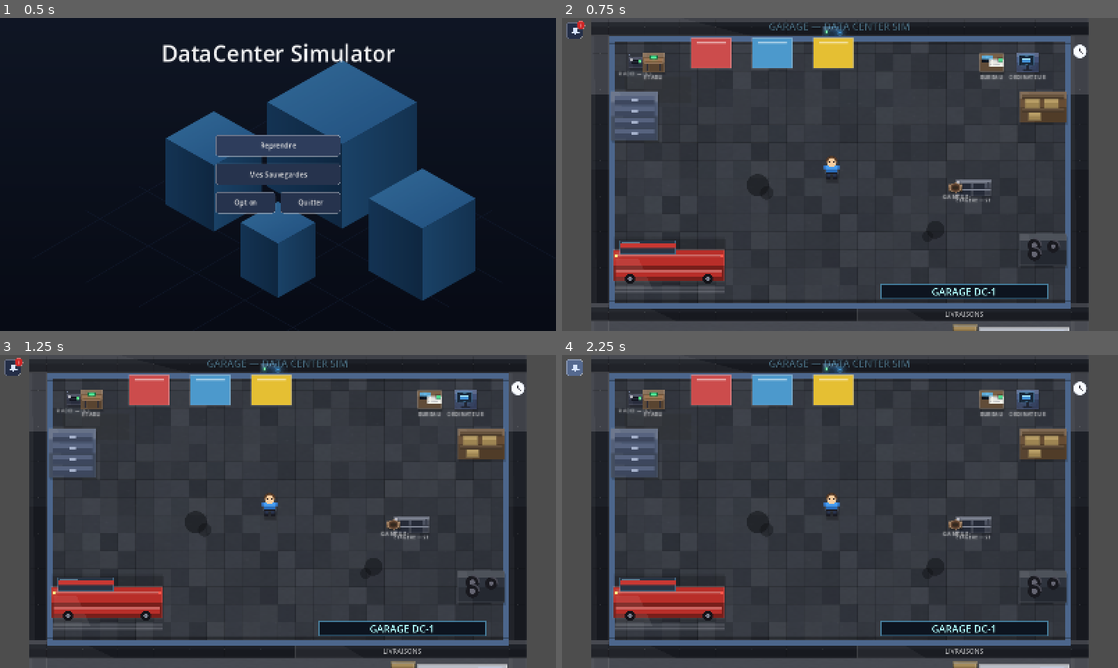
Above: before the commit, frames 1-4 (two rows, left to right).
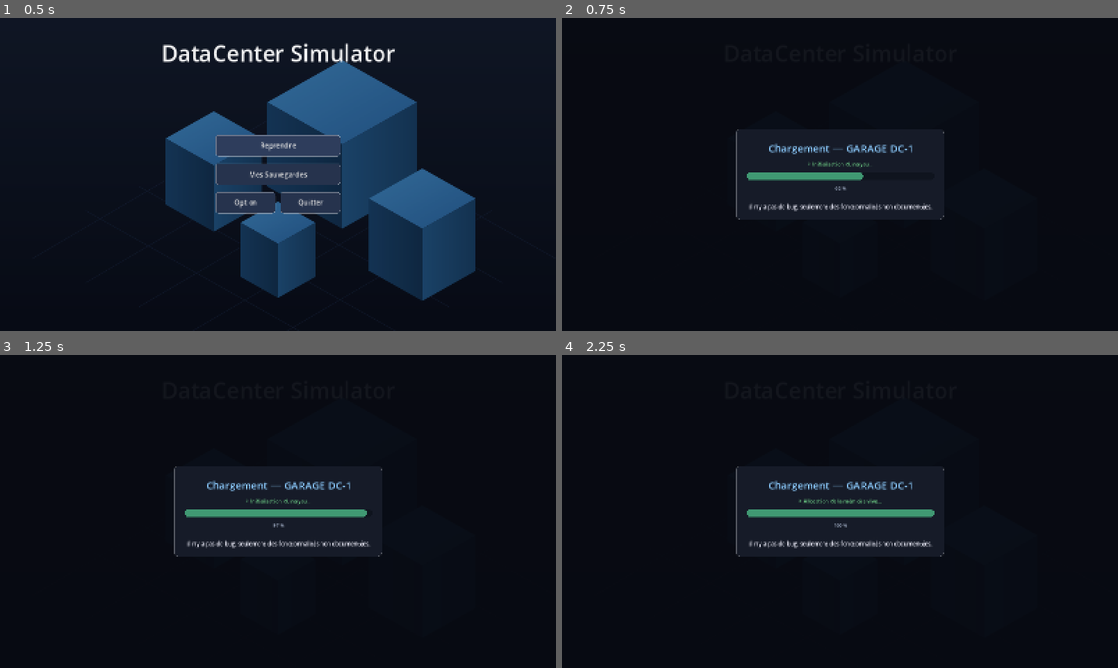
Above: after the commit, the same moments.

Repository: BlackAngelTVdev/DataCenter-Simulator
Game: Godot game, scene res://scenes/ui/menu.tscn
The game is run twice, just before and just after one commit, with the same random seed, the same clock (stepped at 60 frames per second) and the same inputs.
Inputs (mouse positions are in pixels of both pictures, inside the frame that each line leads up to):
- Up to frame 1 (0.5 s): no input
- Up to frame 2 (0.75 s): click "Reprendre" at 0.5 s
- Up to frame 3 (1.25 s): no input
- Up to frame 4 (2.25 s): click (573, 367) at 1.25 s, where only the run before the commit has a clickable "1"; click (573, 367) at 2.02 s

Frame 1 is identical in both runs. In frame 2, 90% of the frame differs, in the area x 0-100%, y 0-100%; in frame 3, 90%; in frame 4, 90%.

Commit message:
feat(loading): brancher l'écran de chargement sur toutes les transitions
menu.gd : _go_to_game passe par LoadingScreen.go_to(self, dest, titre) au
lieu de change_scene_to_file direct. garage_scene.gd : _teleport (trajet en
voiture, titre du lieu), _route_or_load (redirection vers le bon local au
chargement) et _on_quit_requested (retour au menu) utilisent aussi l'écran
de chargement avec un titre contextuel.

Diff:
--- a/scripts/game/garage_scene.gd
+++ b/scripts/game/garage_scene.gd
@@ -270,7 +270,7 @@
 		var meta := SaveManager.slot_meta(SaveManager.pending_slot)
 		var saved_loc := int(meta.get("location", 0))
 		if saved_loc != location_id:
-			get_tree().change_scene_to_file(LOCAL2_SCENE if saved_loc == 1 else GARAGE_SCENE)
+			LoadingScreen.go_to(self, LOCAL2_SCENE if saved_loc == 1 else GARAGE_SCENE, "Chargement — " + _loc_name())
 			return
 	GameSave.load_into(self)
 	_place_player_at_saved_pos()
@@ -1295,7 +1295,8 @@
 	var scene: String = Locations.place(target).get("scene", "")
 	if scene.is_empty():
 		scene = LOCAL2_SCENE if target == 1 else GARAGE_SCENE
-	get_tree().change_scene_to_file(scene)
+	var dest_name := str(Locations.place(target).get("name", "Local"))
+	LoadingScreen.go_to(self, scene, "Trajet en voiture — " + dest_name)
 
 
 func _other_world_id() -> int:
@@ -2533,7 +2534,7 @@
 	# Sauvegarde automatique au retour au menu : on ne perd jamais sa progression.
 	_autosave()
 	get_tree().paused = false
-	get_tree().change_scene_to_file(MENU_SCENE)
+	LoadingScreen.go_to(self, MENU_SCENE, "Retour au menu")
 
 
 func _notification(what: int) -> void:
--- a/scripts/ui/menu.gd
+++ b/scripts/ui/menu.gd
@@ -128,11 +128,14 @@
 
 func _go_to_game() -> void:
 	## Ouvre directement la scène du local où la sauvegarde a été faite
-	## (le garage par défaut pour une nouvelle partie).
+	## (le garage par défaut pour une nouvelle partie), avec l'écran de
+	## chargement (barre de progression + blagues IT).
 	var loc := 0
 	if SaveManager.pending_slot >= 0:
 		loc = int(SaveManager.slot_meta(SaveManager.pending_slot).get("location", 0))
-	get_tree().change_scene_to_file(LOCAL2_SCENE if loc == 1 else MAIN_SCENE)
+	var dest := LOCAL2_SCENE if loc == 1 else MAIN_SCENE
+	var place_name := "GARAGE DC-1" if loc == 0 else "LOCAL 2 — DATA HALL"
+	LoadingScreen.go_to(self, dest, "Chargement — " + place_name)
 
 
 func _on_saves() -> void:
